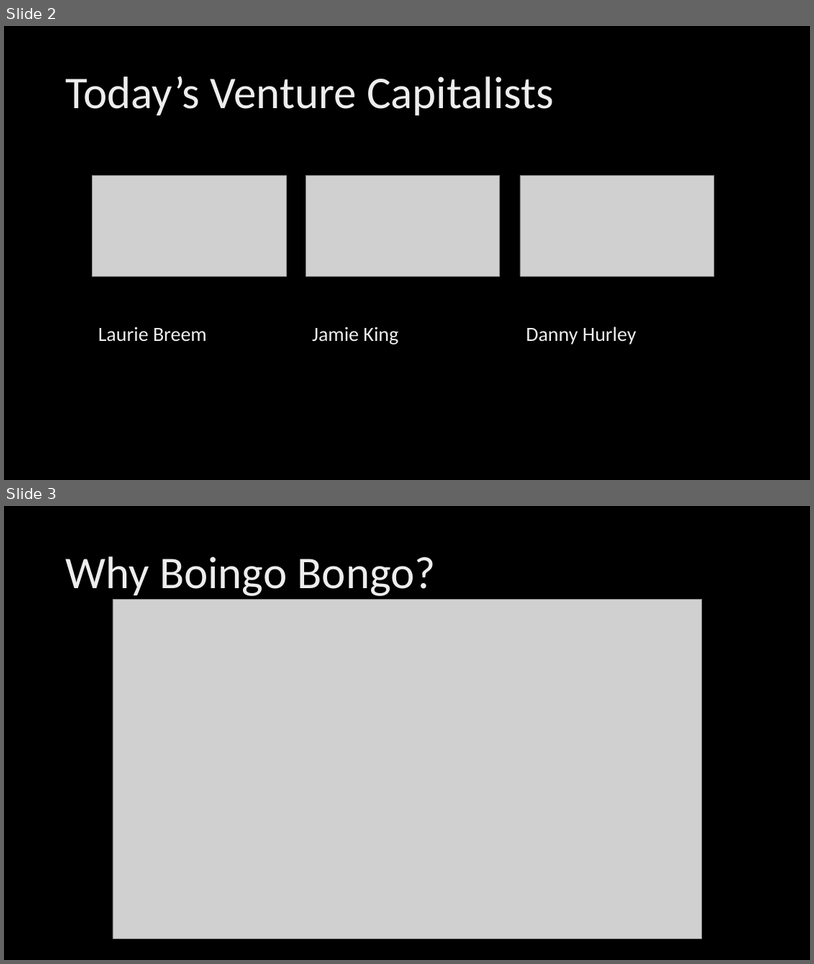
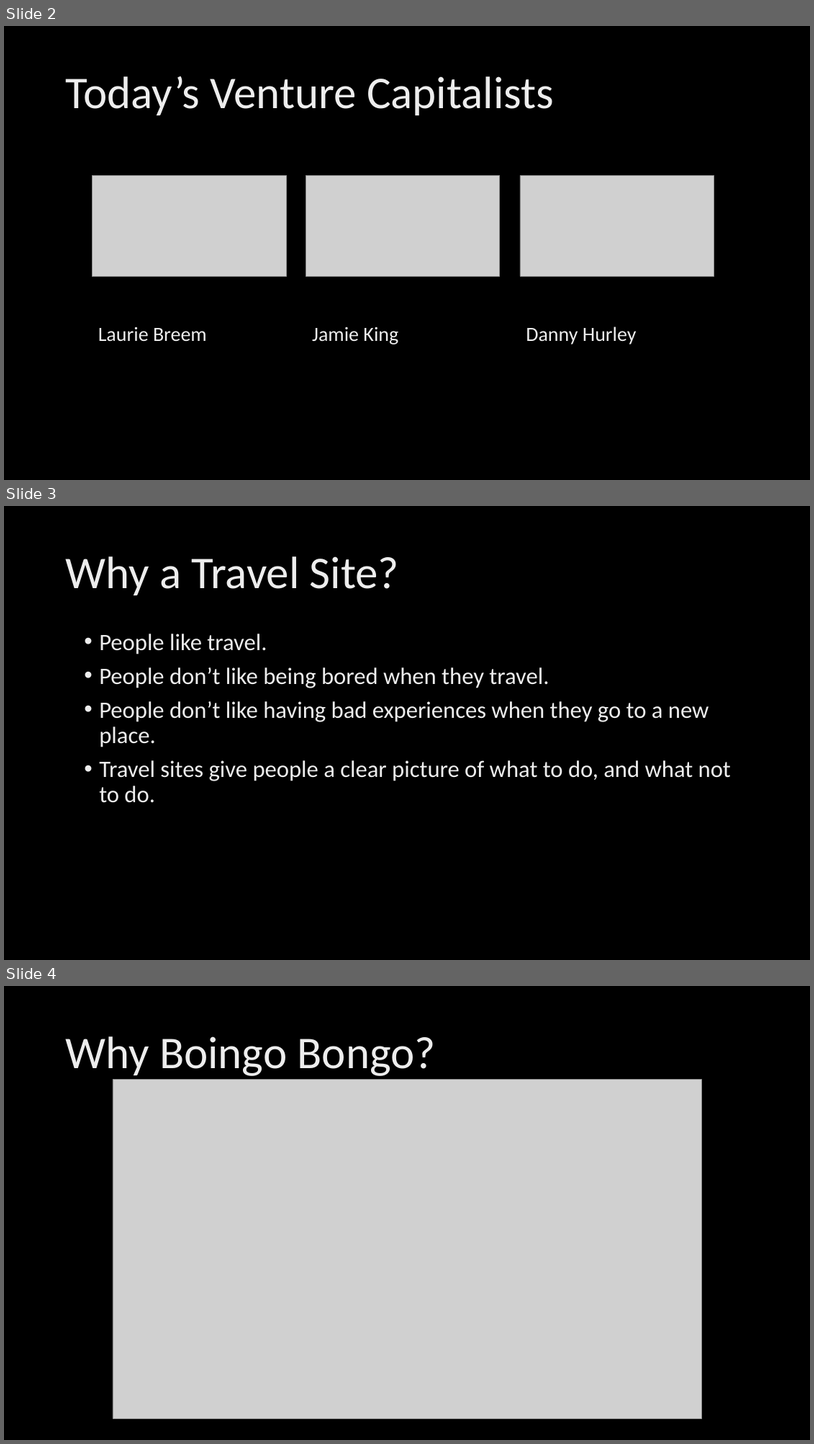
Before and after one commit to WDI-11/travel_site, a slide deck: public/Project-Vagabond-Presentation.pptx. Shown one above the other, each under a label of ours: slides 2 and 3 before the commit, slides 2, 3 and 4 after it. The pictures are 814x964 and 814x1444 pixels, drawn with LibreOffice and Linux fonts; fonts in the diff are those of the drawing; grey boxes stand for pictures; background and template pictures are left out. Boxes give left, top, right and bottom in pixels: in the first picture for what was removed or moved away, otherwise in the second. Text is boxed around its words. In the diff, an @@ line names an element or a change of style, - is before the commit and + after.

Commit message:
Updated presentation

```diff
--- a/public/Project-Vagabond-Presentation.pptx
+++ b/public/Project-Vagabond-Presentation.pptx
@@ slide 3 added at <box>4,506,810,960</box>, background picture (left out) @@
@@ title added at <box>65,556,399,595</box>, 54 pt, text gradient #BFBFBF to #EDEDED to #FFFFFF @@
+Why a Travel Site?
@@ text added at <box>99,633,731,803</box>, 28 pt, text gradient #BFBFBF to #EDEDED to #FFFFFF @@
+• People like travel.
+• People don’t like being bored when they travel.
+• People don’t like having bad experiences when they go to a new place.
+• Travel sites give people a clear picture of what to do, and what not to do.
@@ what was slide 3 is now slide 4 @@
```
